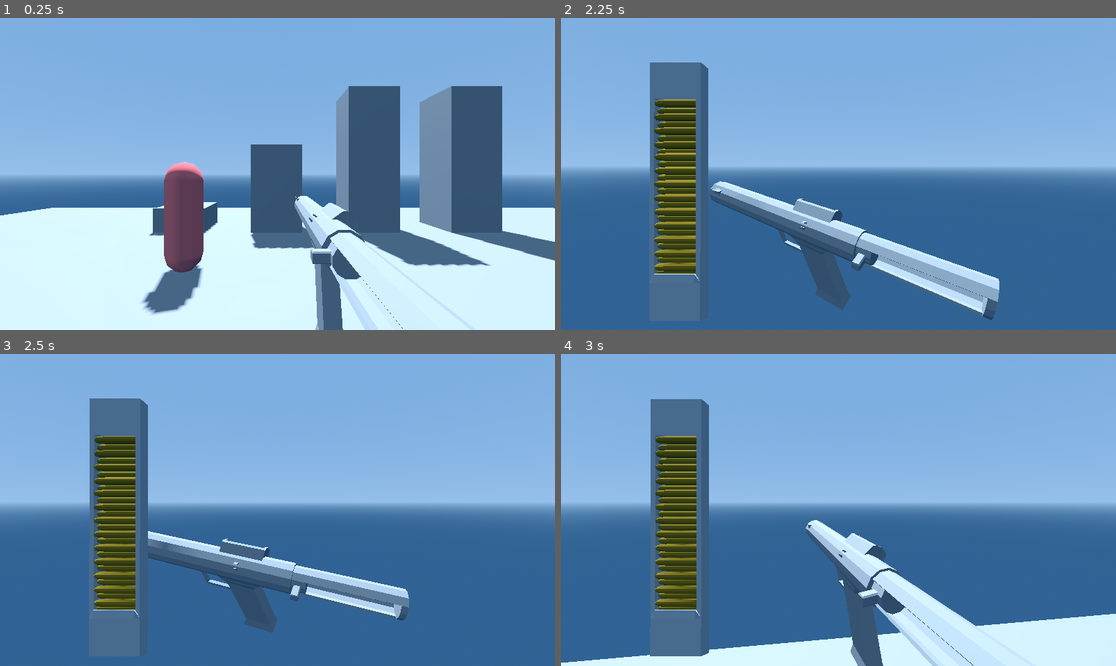
Above: before the commit, frames 1-4 (two rows, left to right).
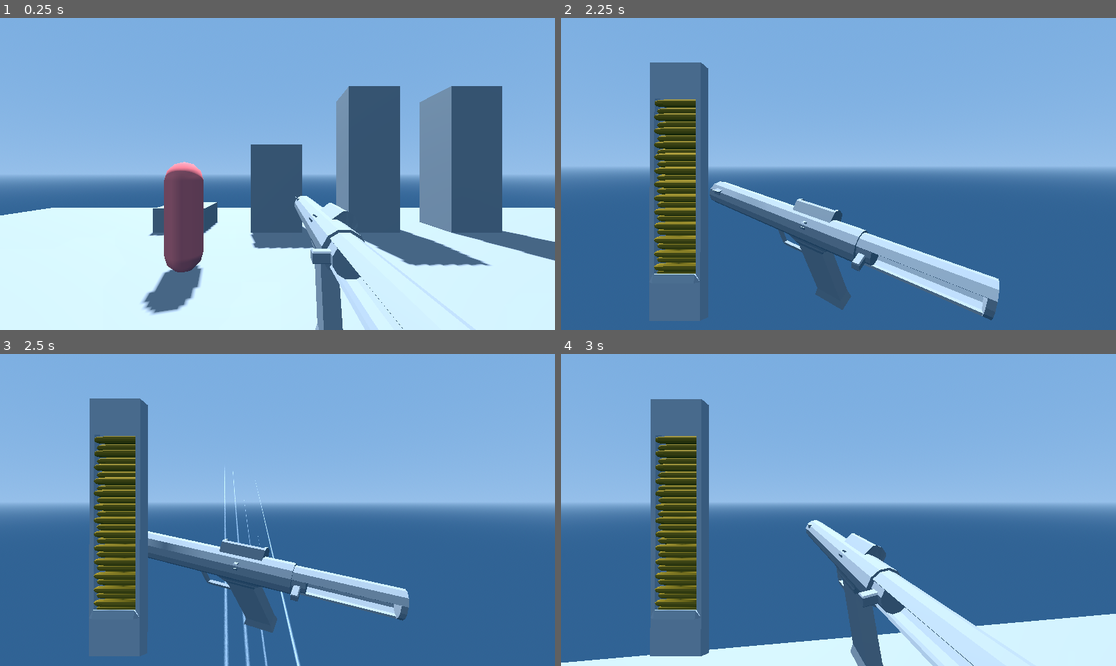
Above: after the commit, the same moments.

Repository: jashjhj/fp-shooter-game
Game: Godot game, scene res://maps/pathfinding_cover_test.tscn
Two runs of this game, one before a commit and one after it. Both use one fixed random seed, a clock stepped at 60 frames per second and the inputs below. This scene is started directly instead of the project's main scene.
Inputs (mouse positions are in pixels of both pictures, inside the frame that each line leads up to):
- Up to frame 1 (0.25 s): no input
- Up to frame 2 (2.25 s): tap Enter (ui_accept) at 0.5, 0.77, 1.52 s; move the mouse to (832, 180) at 0.52 s; hold Right mouse button (aim_down_sights) 0.53-1.28 s; hold W (move_forward) 0.53-2.03 s; move the mouse to (877, 177) at 1.27 s; tap P (free_mouse) at 1.35 s; move the mouse to (672, 127) at 2.02 s; hold A (move_left) from 2.03 s (still down); hold Alt (inspect) from 2.03 s (still down)
- Up to frame 3 (2.5 s): keep holding A (move_left); keep holding Alt (inspect)
- Up to frame 4 (3 s): keep holding A (move_left); move the mouse to (866, 510) at 2.77 s; release Alt (inspect) at 2.78 s; click (866, 510) at 2.85 s

Frames 1-2 are identical in both runs. In frame 3, 0.6% of the frame differs, in the area x 40-55%, y 36-100%; in frame 4, nothing differs.

Commit message:
Logic for switching states is stable, passable

Diff:
--- a/npc/enemy/gunner/Gunner.tscn
+++ b/npc/enemy/gunner/Gunner.tscn
@@ -87,12 +87,14 @@
 script = ExtResource("3_lu8wf")
 metadata/_custom_type_script = "uid://c2e8suxg2p0oa"
 
-[node name="Gunner_State_Approaching" type="Node" parent="StateMachine"]
+[node name="Gunner_State_Approaching" type="Node" parent="StateMachine" node_paths=PackedStringArray("GUN_IDLE_POS")]
 script = ExtResource("4_qj8e5")
+GUN_IDLE_POS = NodePath("../../Torso/Gun_Idle_Pos")
 metadata/_custom_type_script = "uid://b7hsq4uux6083"
 
-[node name="Gunner_State_Shooting" type="Node" parent="StateMachine"]
+[node name="Gunner_State_Shooting" type="Node" parent="StateMachine" node_paths=PackedStringArray("GUN_SHOOT_POS")]
 script = ExtResource("5_shukn")
+GUN_SHOOT_POS = NodePath("../../Torso/Gun_Shoot_Pos")
 metadata/_custom_type_script = "uid://cry3esaeocs4y"
 
 [node name="Torso" type="Node3D" parent="."]
@@ -117,3 +119,9 @@
 [node name="RayCast3D" type="RayCast3D" parent="Torso/Head"]
 target_position = Vector3(0, 0, -1)
 collision_mask = 16
+
+[node name="Gun_Idle_Pos" type="Node3D" parent="Torso"]
+transform = Transform3D(1, 0, 0, 0, 0.753937, 0.656946, 0, -0.656946, 0.753937, 0, -0.143511, -0.407831)
+
+[node name="Gun_Shoot_Pos" type="Node3D" parent="Torso"]
+transform = Transform3D(1, 0, 0, 0, 1, 0, 0, 0, 1, 1.19209e-07, 0.244924, -0.587418)
--- a/npc/enemy/gunner/gunner.gd
+++ b/npc/enemy/gunner/gunner.gd
@@ -10,14 +10,21 @@
 @onready var HEAD:Node3D = $Torso/Head
 @onready var RAY:RayCast3D = $Torso/Head/RayCast3D
 @onready var NAV_AGENT:NavigationAgent3D = $NavigationAgent3D;
+@onready var GUN_TARGET_POS:Node3D = Node3D.new();
 @onready var GUN_POS:Node3D = $Torso/Gun_Pos;
 @onready var GUN = $Torso/Gun_Pos/Bullet_Source
 
+@export var GUN_LERP_RATE:float = 8.0;
+
 func _ready() -> void:
 	assert(STATE_MACHINE != null, "No State Machine Set")
+	add_child(GUN_TARGET_POS)
+	GUN_TARGET_POS.global_transform = GUN_POS.global_transform;
+
 
 var next_velocity:Vector3;
 var persistent_velocity:Vector3 = Vector3.ZERO
+
 func _physics_process(delta: float) -> void:
 	velocity = next_velocity + persistent_velocity
 
@@ -27,4 +34,9 @@
 	else:
 		persistent_velocity= Vector3.ZERO;
 
+	GUN_POS.global_position = GUN_POS.global_position.lerp(GUN_TARGET_POS.global_position, min(1.0, delta*GUN_LERP_RATE))
+	GUN_POS.global_basis = Basis(Quaternion(GUN_POS.global_basis).slerp(Quaternion(GUN_TARGET_POS.global_basis), min(1.0, delta*GUN_LERP_RATE)))
+	GUN_POS.global_basis = GUN_POS.global_basis.orthonormalized()
+	GUN_TARGET_POS.global_basis = GUN_TARGET_POS.global_basis.orthonormalized()
+
 	move_and_slide()
--- a/npc/enemy/gunner/states/approaching.gd
+++ b/npc/enemy/gunner/states/approaching.gd
@@ -2,6 +2,11 @@
 
 @export var WALK_SPEED:float = 2;
 var is_active = false;
+
+@export var GUN_IDLE_POS:Node3D;
+
+var SEE_PLAYER_TILL_SHOOT_TICKS:int = 30;
+var can_see_player_duration:int = 0;
 
 
 func _ready() -> void:
@@ -11,14 +16,23 @@
 
 func enter():
 	OWNER.NAV_AGENT.velocity_computed.connect(set_velocity)
+	OWNER.GUN_TARGET_POS.global_transform = GUN_IDLE_POS.global_transform;
+	can_see_player_duration = 0;
 
 func physics_update(delta):
 
 	OWNER.RAY.target_position = OWNER.RAY.to_local(Globals.PLAYER.TORSO.global_position);
 	OWNER.RAY.force_raycast_update()
 	if(OWNER.RAY.get_collider() == Globals.PLAYER):
+
 		OWNER.NAV_AGENT.target_position = get_radial_target_position(OWNER.STATS.SHOOT_DISTANCE);
+		#can_see_player_duration += 1;
+		#if(can_see_player_duration > SEE_PLAYER_TILL_SHOOT_TICKS):
+		#	OWNER.NAV_AGENT.target_position = get_radial_target_position(OWNER.STATS.SHOOT_DISTANCE);
+		#else:
+		#	OWNER.NAV_AGENT.target_position = Globals.PLAYER.global_position
 	else:
+		can_see_player_duration = 0;
 		OWNER.NAV_AGENT.target_position = Globals.PLAYER.global_position
 
 
@@ -29,8 +43,12 @@
 	OWNER.NAV_AGENT.velocity = walk_vector * WALK_SPEED;
 
 	var distance_to_player = (OWNER.global_position - Globals.PLAYER.global_position).length()
-	if(distance_to_player < OWNER.STATS.SHOOT_DISTANCE+OWNER.STATS.SHOOT_DISTANCE_TOLERANCE and distance_to_player > OWNER.STATS.SHOOT_DISTANCE-OWNER.STATS.SHOOT_DISTANCE_TOLERANCE):
-		transition.emit("Gunner_State_Shooting")
+	if(distance_to_player < OWNER.STATS.SHOOT_DISTANCE+OWNER.STATS.SHOOT_DISTANCE_TOLERANCE and distance_to_player > OWNER.STATS.SHOOT_DISTANCE-OWNER.STATS.SHOOT_DISTANCE_TOLERANCE): # If can see player
+		can_see_player_duration += 1;
+		if(can_see_player_duration > SEE_PLAYER_TILL_SHOOT_TICKS):
+			transition.emit("Gunner_State_Shooting")
+	else:
+		can_see_player_duration = 0;
 
 func exit():
 	OWNER.NAV_AGENT.velocity_computed.disconnect(set_velocity)
--- a/npc/enemy/gunner/states/shooting.gd
+++ b/npc/enemy/gunner/states/shooting.gd
@@ -1,8 +1,9 @@
 class_name Gunner_State_Shooting extends Gunner_State
 
+@export var GUN_SHOOT_POS:Node3D;
 
 func enter() -> void:
-	pass
+	OWNER.GUN_TARGET_POS.global_transform = GUN_SHOOT_POS.global_transform
 
 func exit() -> void:
 	pass
@@ -15,7 +16,7 @@
 	OWNER.next_velocity = Vector3.ZERO;
 
 	var distance_to_player = (OWNER.global_position - Globals.PLAYER.global_position).length()
-	if(distance_to_player > OWNER.STATS.SHOOT_DISTANCE+OWNER.STATS.SHOOT_DISTANCE_TOLERANCE or distance_to_player < OWNER.STATS.SHOOT_DISTANCE-OWNER.STATS.SHOOT_DISTANCE_TOLERANCE):
+	if(distance_to_player > OWNER.STATS.SHOOT_DISTANCE+OWNER.STATS.SHOOT_DISTANCE_TOLERANCE or distance_to_player < 2.0):
 		transition.emit("Gunner_State_Approaching")
 
 	OWNER.RAY.target_position = OWNER.RAY.to_local(Globals.PLAYER.TORSO.global_position);
